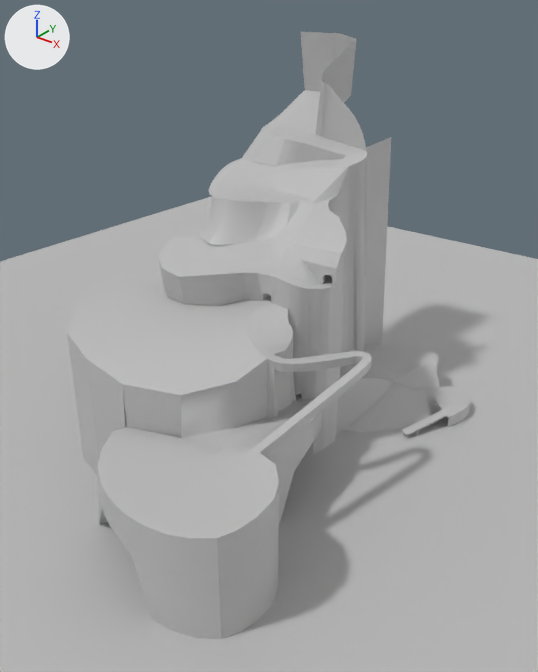
Before and after pictures for a commit that changed the FBX model Assets/Project Assets/Models/CompleteTrack.fbx.
Before and after are seen from a 50 mm camera at (0.522, -0.807, 0.237) aimed at (0.03, -0.192, -0.145). Every picture has the same lights, and +X, +Y and +Z are marked at upper left. Where no turn or scale is listed for an object, it has been applied to the vertices. Vertices at the same position are counted once.

Names of what the first picture shows: 'Scene', 'Track', 'Water'.
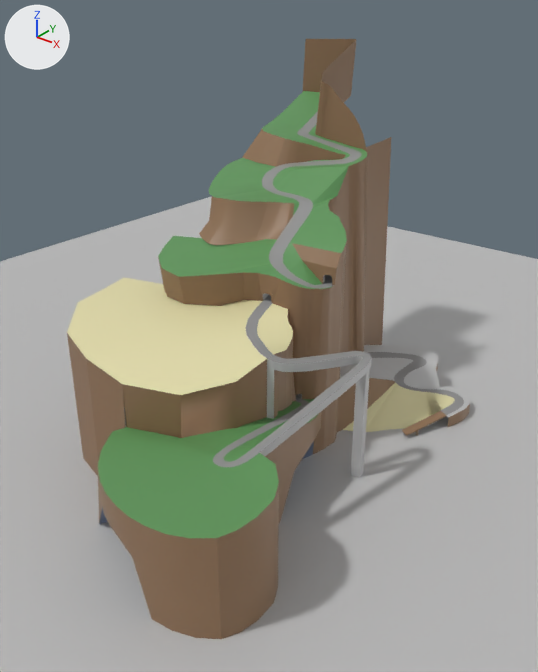
The edits, one by one:
Material 'Corn' (mat_corn) is new.
Its base color is (0.745, 0.694, 0.394) (beige #e0d9a8).
Material 'Stone' (mat_stone) is new.
Its base color is (0.275, 0.162, 0.0863) (brown #8f7053).
Material 'StoneSea' (mat_stonesea) is new.
Its base color is (0.145, 0.196, 0.315) (blue #6a7a98).
Material 'Grass' (mat_grass) is new.
Its base color is (0.109, 0.294, 0.098) (green #5d9458).
Material 'Asphalt' (mat_asphalt) is new.
Its base color is (0.27, 0.27, 0.27) (grey #8e8e8e).
Its roughness is 0.641.
me_mesh is used by ob_scene; location (0.0, 0.0, 0.0).
Verts and faces of me_mesh; kept vertices keep their numbers, new ones are numbered from 1316.
Before the commit, vertices of me_mesh: 942 (0.141, -0.175, -0.163), 944 (0.15, -0.17, -0.163) at pixel (366, 373), 945 (0.149, -0.161, -0.161) at pixel (369, 368), 947 (0.141, -0.167, -0.162).
me_mesh had 1316 vertices, 936 faces and spanned x -0.197..0.194, y -0.475..0.13, z -0.31..0.164.
me_mesh now has 1305 vertices, 931 faces and spans x -0.197..0.194, y -0.475..0.129, z -0.31..0.157.
Part 3, on me_mesh:
17 vertices are removed from x -0.16..-0.088, y 0.116..0.13, z 0.082..0.164.
10 faces are deleted.
2 vertices are added at (-0.162, 0.127, 0.079), (-0.151, 0.118, 0.154).
1 new face joins them, mat_stone (brown #8f7053).
Part 4, on me_mesh:
Faces deleted: (942, 947, 945, 944).
New vertex 1318 is at (0.15, -0.169, -0.309).
New vertex 1319 is at (0.149, -0.159, -0.308).
New vertex 1320 is at (0.14, -0.174, -0.31).
New vertex 1321 is at (0.14, -0.166, -0.308).
New faces: (1318, 1320, 1321, 1319), (944, 1318, 1319, 945), (942, 1320, 1318, 944), (942, 947, 1321, 1320), (945, 1319, 1321, 947) (mat_lambert1 (grey #bcbcbc)).
me_mesh part 5: 284 faces spanning x -0.162..0.194, y -0.475..0.129, z -0.225..0.082 switch from mat_lambert1 (grey #bcbcbc) to mat_grass (green #5d9458).
me_mesh part 6: 287 faces spanning x -0.197..0.194, y -0.475..0.129, z -0.31..0.157 switch from mat_lambert1 (grey #bcbcbc) to mat_stone (brown #8f7053).
me_mesh part 7: 46 faces spanning x -0.197..0.171, y -0.366..0.046, z -0.309..-0.107 switch from mat_lambert1 (grey #bcbcbc) to mat_corn (beige #e0d9a9).
me_mesh part 8: 8 faces spanning x -0.029..0.126, y -0.475..-0.166, z -0.309..-0.235 switch from mat_lambert1 (grey #bcbcbc) to mat_stonesea (blue #6a7a98).
me_mesh_002 has 9978 vertices, 9353 faces and spans x -0.106..0.184, y -0.371..0.13, z -0.299..0.082.
me_mesh_002 is used by ob_track; location (0.0, 0.0, 0.0).
me_mesh_002 part 1: all 9169 faces centred in x -0.106..0.184, y -0.371..0.129, z -0.289..0.082 switch from mat_lambert1 (grey #bcbcbc) to mat_asphalt (grey #8e8e8e).
me_mesh_002 part 2: all 184 faces centred in x 0.143..0.176, y -0.061..0.002, z -0.299..-0.29 switch from mat_lambert1 (grey #bcbcbc) to mat_stone (brown #8f7053).

Location of each change, [x1, y1, x2, y2] in pixels of the pictures (538 x 672 px):
'Scene', reshaped
    before: [67, 32, 471, 639]
    after: [67, 39, 471, 639]
part 1 of me_mesh_002, recoloured
    both: [213, 111, 464, 468]
part 2 of me_mesh_002, recoloured (grey to brown)
    both: [402, 411, 446, 434]
part 3 of me_mesh, cut back
    before: [301, 32, 356, 92]
    after: [303, 39, 356, 92]
part 4 of me_mesh, built on
    after: [351, 369, 370, 478]
part 5 of me_mesh, recoloured (grey to green)
    both: [98, 91, 367, 538]
part 6 of me_mesh, recoloured (grey to brown)
    both: [67, 40, 470, 639]
part 7 of me_mesh, recoloured (grey to beige)
    both: [67, 277, 455, 432]
part 8 of me_mesh, recoloured
    both: [99, 441, 314, 524]
